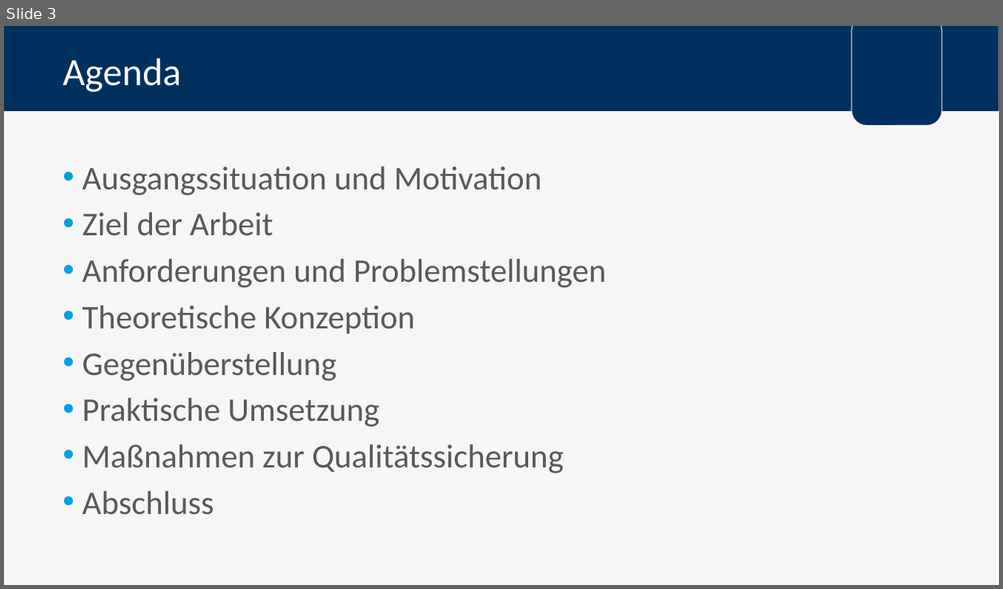
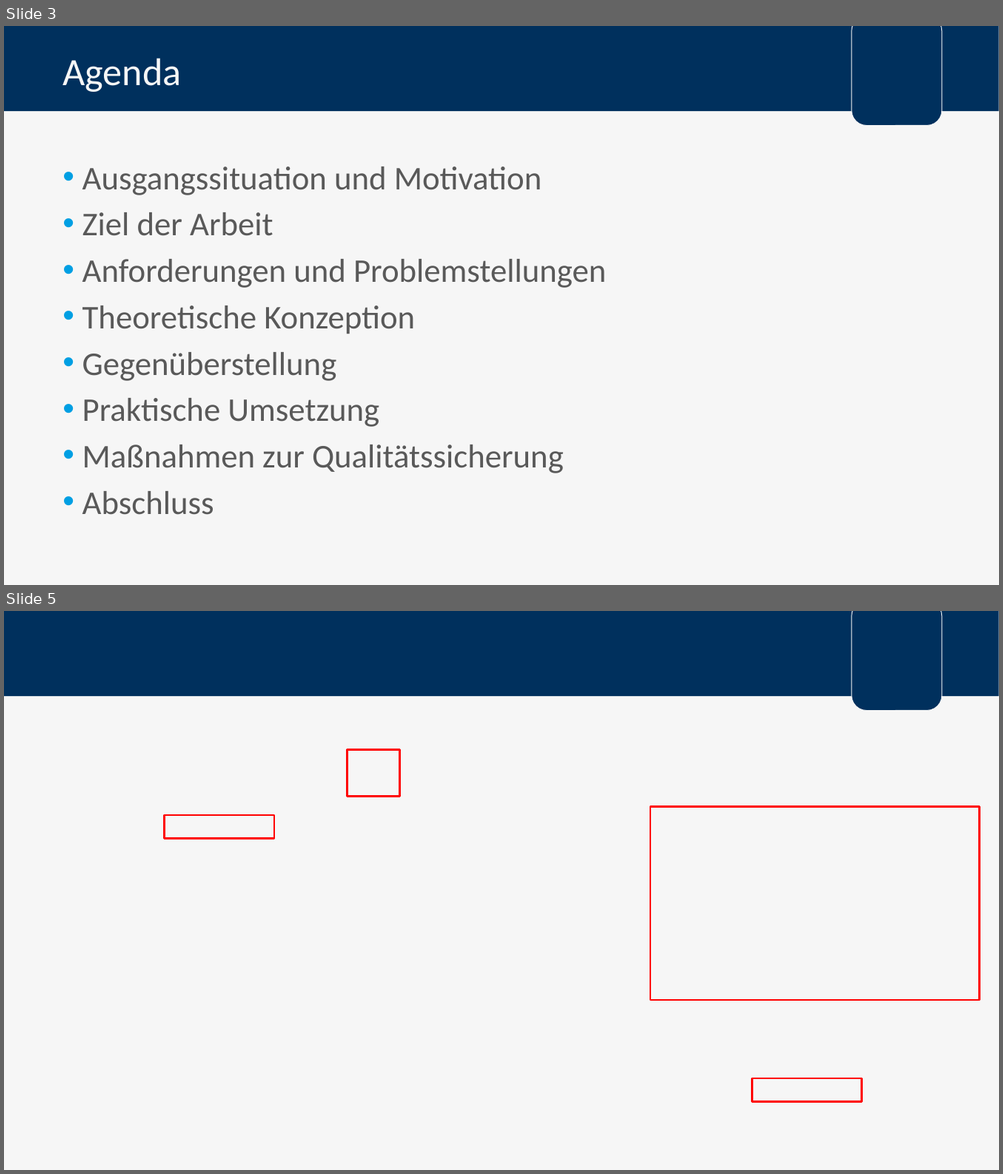
Before and after one commit to FlowBYRN/BaMaterialStandartisation, a slide deck: documents/Verteidigung.pptx. Shown one above the other, each under a label of ours: slide 3 before the commit, slides 3 and 5 after it; the slides between them are not shown. The pictures are 1003x589 and 1003x1174 pixels, drawn with LibreOffice and Linux fonts; fonts in the diff are those of the drawing; background and template pictures are left out. Boxes give left, top, right and bottom in pixels: in the first picture for what was removed or moved away, otherwise in the second. Text is boxed around its words. In the diff, an @@ line names an element or a change of style, - is before the commit and + after.

```diff
--- a/documents/Verteidigung.pptx
+++ b/documents/Verteidigung.pptx
@@ slide 5 added at [4,611,999,1170], background picture (left out); not listed: 2 template elements that a slide beside it also shows @@
@@ rectangle added at [347,750,399,797], outline #FF0000 1.5 pt @@
@@ rectangle added at [651,807,979,1001], outline #FF0000 1.5 pt @@
@@ rectangle added at [164,815,273,839], outline #FF0000 1.5 pt @@
@@ rectangle added at [752,1079,862,1102], outline #FF0000 1.5 pt @@
```
Also in this commit, not shown: 8 slides changed, 8 other slides added, 5 slides removed, 3 other files.
